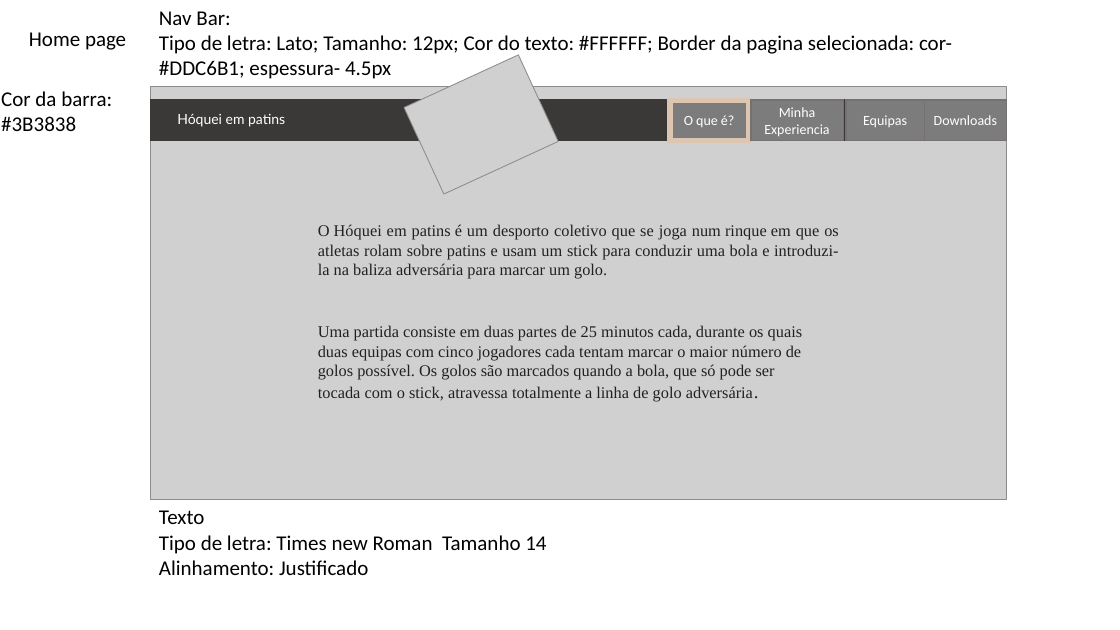
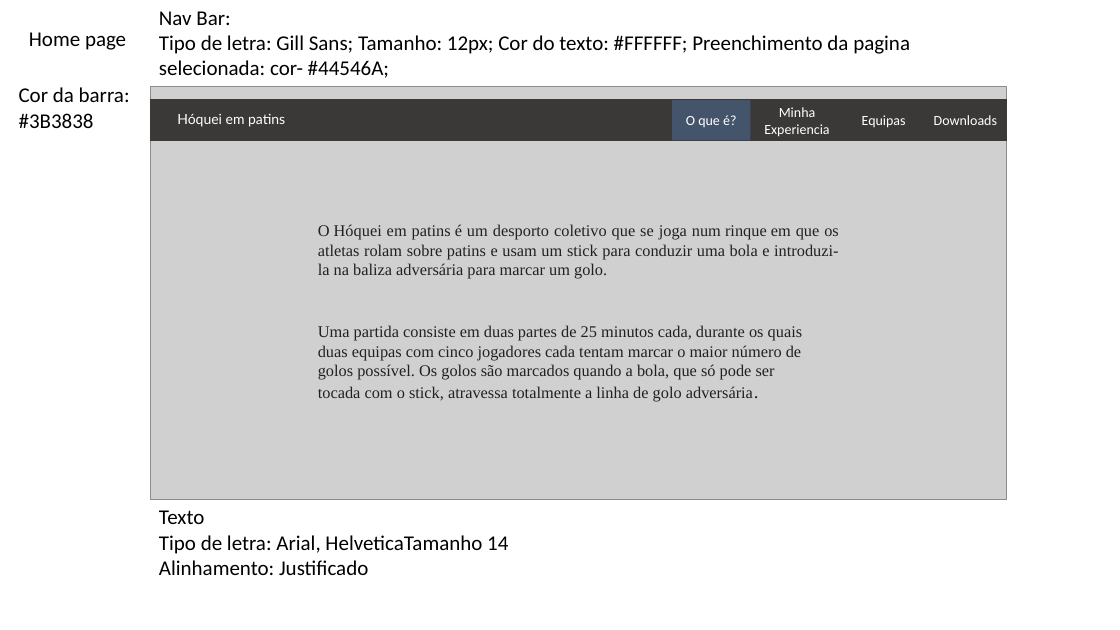
Before and after one commit to nunominhoto/SIE_Projects, a slide deck: slide 10 of Personal_website/NunoMinhoto_Mockup.pptx. Drawn at 1120x630 pixels with LibreOffice and Linux fonts; fonts in the diff are those of the drawing; grey boxes stand for pictures. Boxes give left, top, right and bottom in pixels: in the first picture for what was removed or moved away, otherwise in the second. Text is boxed around its words. In the diff, an @@ line names an element or a change of style, - is before the commit and + after.

```diff
--- a/Personal_website/NunoMinhoto_Mockup.pptx
+++ b/Personal_website/NunoMinhoto_Mockup.pptx
@@ text at (159,11,910,78): text changed @@
-Nav Bar:
-Tipo de letra: Lato; Tamanho: 12px; Cor do texto: #FFFFFF; Border da pagina selecionada: cor-#DDC6B1; espessura- 4.5px
+Nav Bar:
+Tipo de letra: Gill Sans; Tamanho: 12px; Cor do texto: #FFFFFF; Preenchimento da pagina selecionada: cor- #44546A;
@@ picture removed at (404,55,559,194) @@
@@ text "Cor da barra:": place and size @@
-text "Cor da barra:" at (1,91,112,131)
+text "Cor da barra:" at (19,87,130,128)
@@ rectangle "O que é?" at (672,100,750,140): fill #7C7C7C to #44546A; outline #DDC6B1 4.5 pt to none @@
@@ 3 texts: place and size @@
-3 texts at (751,100,1007,140)
+3 texts at (764,107,997,137)
@@ fill #7C7C7C to none; outline #767171 1 pt to none in 3 elements at (764,107,829,137), (934,115,997,125), (862,115,906,128) @@
@@ text at (159,535,508,575): text changed @@
-Tipo de letra: Times new Roman Tamanho 14
-Alinhamento: Justificado
+Tipo de letra: Arial, HelveticaTamanho 14
+Alinhamento: Justificado
```
Also in this commit, not shown: 7 other slides changed, 33 other files.
